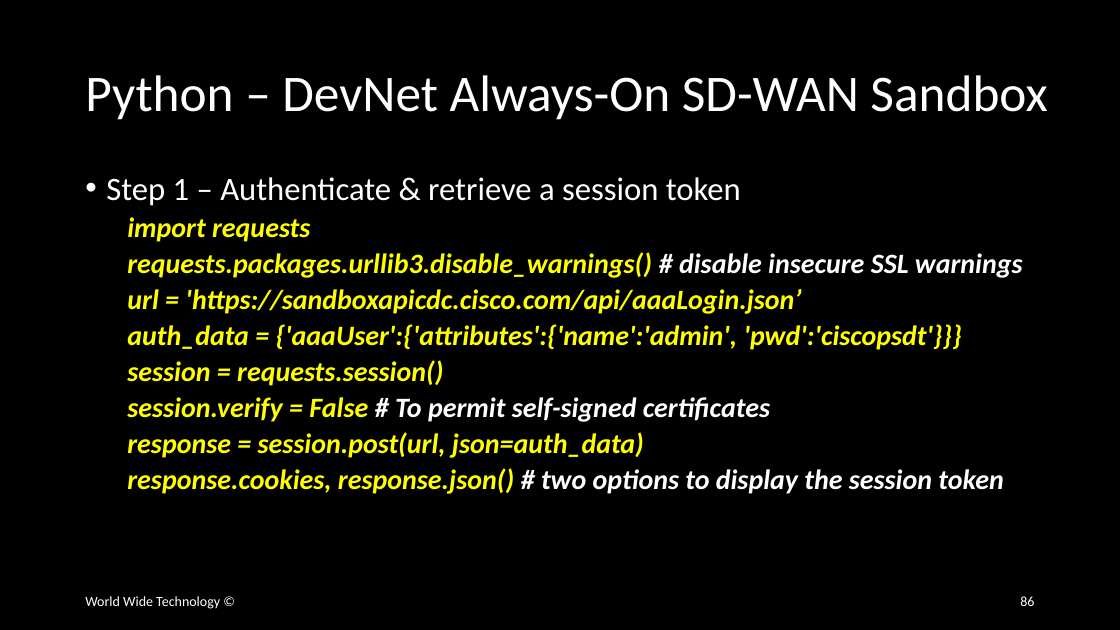
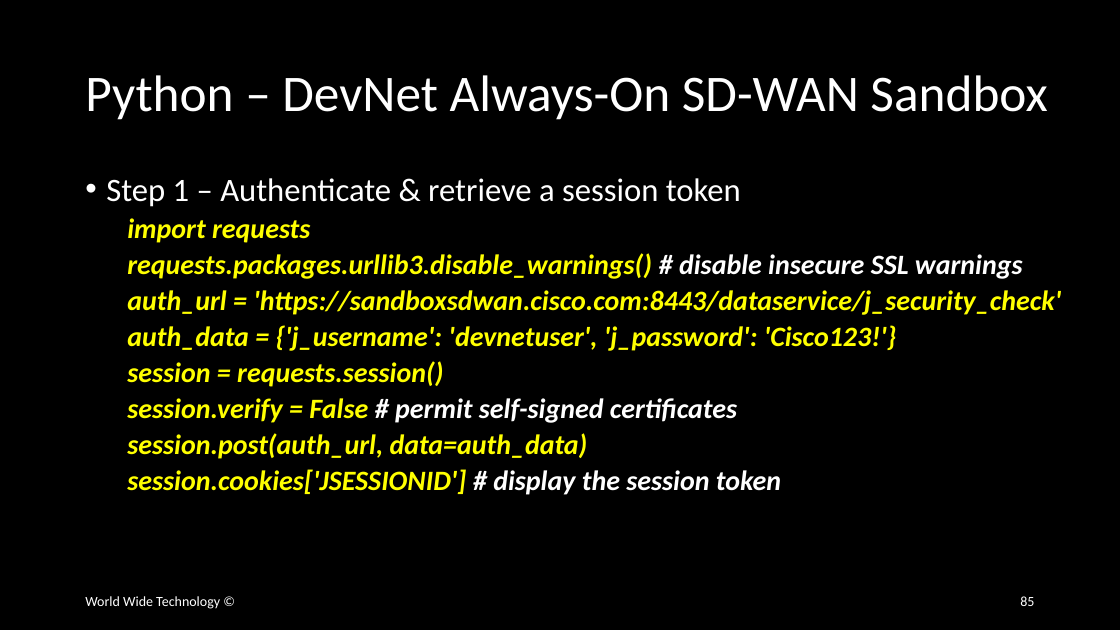
Before and after one commit to wwt/curl-requests-foundations, a slide deck: slide 85 of curl-requests-foundations.pptx (slide 86 before the commit). Drawn at 1120x630 pixels with LibreOffice and Linux fonts; fonts in the diff are those of the drawing. Boxes give left, top, right and bottom in pixels: in the first picture for what was removed or moved away, otherwise in the second. Text is boxed around its words. In the diff, an @@ line names an element or a change of style, - is before the commit and + after.

Commit message:
Added Meraki SD-WAN Python commands

```diff
--- a/curl-requests-foundations.pptx
+++ b/curl-requests-foundations.pptx
@@ text at (x1=127, y1=290, x2=1061, y2=351): text changed @@
-  url = 'https://sandboxapicdc.cisco.com/api/aaaLogin.json’
-  auth_data = {'aaaUser':{'attributes':{'name':'admin', 'pwd':'ciscopsdt'}}}
+  auth_url = 'https://sandboxsdwan.cisco.com:8443/dataservice/j_security_check'
+  auth_data = {'j_username': 'devnetuser', 'j_password': 'Cisco123!'}
@@ text at (x1=127, y1=398, x2=781, y2=495): text changed @@
-  session.verify = False # To permit self-signed certificates
-  response = session.post(url, json=auth_data)
-  response.cookies, response.json() # two options to display the session token
+  session.verify = False # permit self-signed certificates
+  session.post(auth_url, data=auth_data)
+  session.cookies['JSESSIONID'] # display the session token
@@ page number at (x1=1020, y1=596, x2=1034, y2=606): text changed @@
-86
+85
```
Also in this commit, not shown: 8 other slides changed, 1 slide removed.
